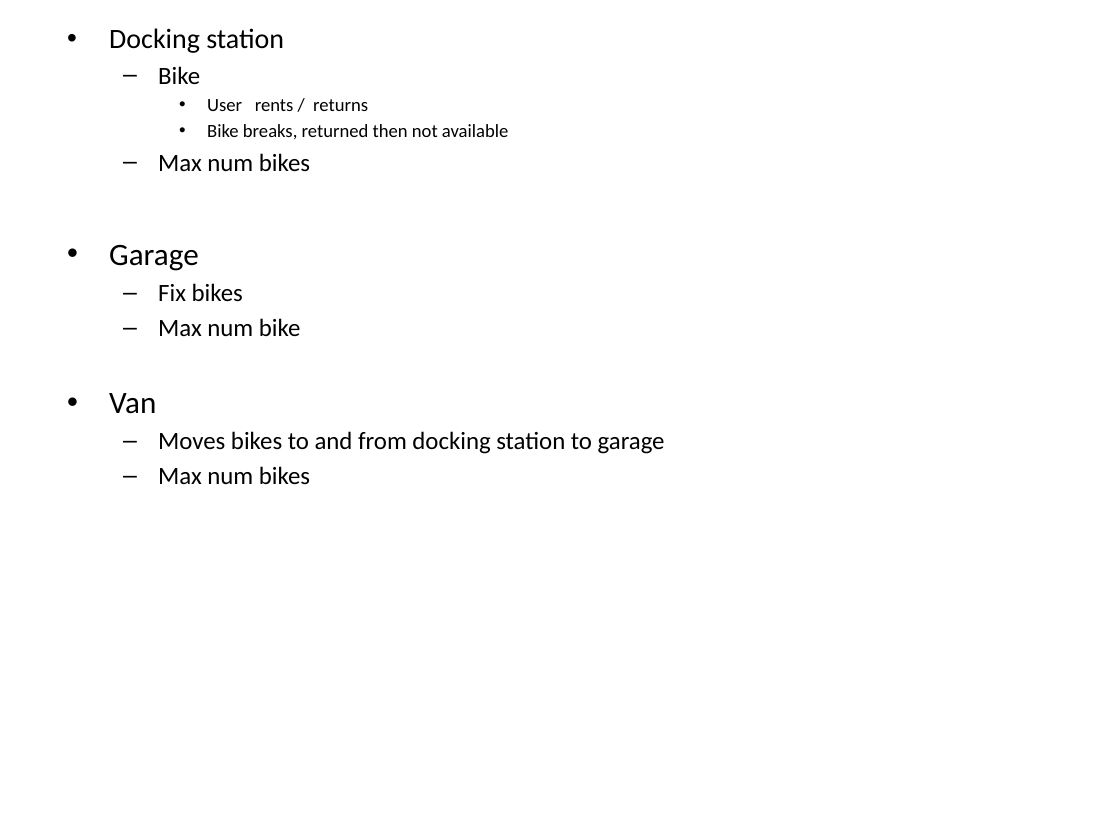
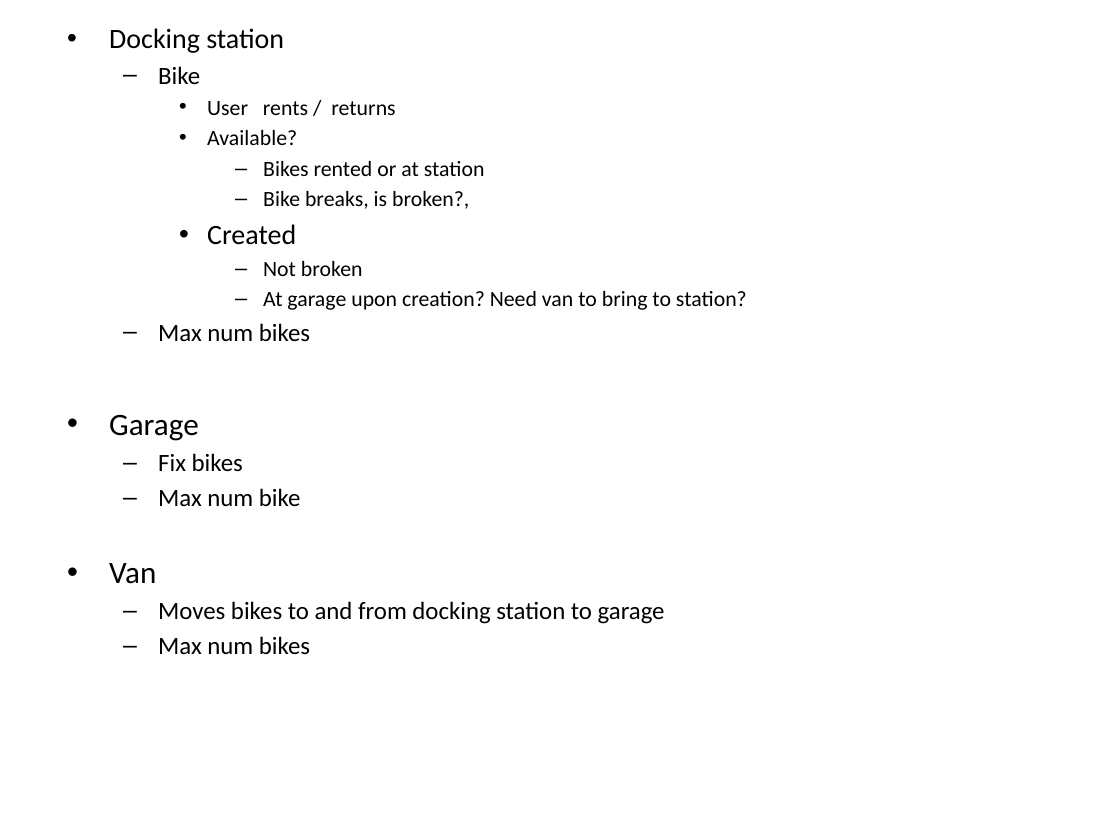
Before and after one commit to gperrin01/ruby_boris_bike, a slide deck: slide 1 of planning_boris_bike.pptx. Drawn at 1120x840 pixels with LibreOffice and Linux fonts; fonts in the diff are those of the drawing. Boxes give left, top, right and bottom in pixels: in the first picture for what was removed or moved away, otherwise in the second. Text is boxed around its words. In the diff, an @@ line names an element or a change of style, - is before the commit and + after.

Commit message:
submitting

```diff
--- a/planning_boris_bike.pptx
+++ b/planning_boris_bike.pptx
@@ text at [207, 101, 395, 115]: size 12 to 14 pt in "User rents / returns" @@
@@ text at [207, 130, 747, 310]: text changed; size 12 to 14 pt @@
-    • Bike breaks, returned then not available
+    • Available?
+      – Bikes rented or at station
+      – Bike breaks, is broken?,
+    • Created
+      – Not broken
+      – At garage upon creation? Need van to bring to station?
```
